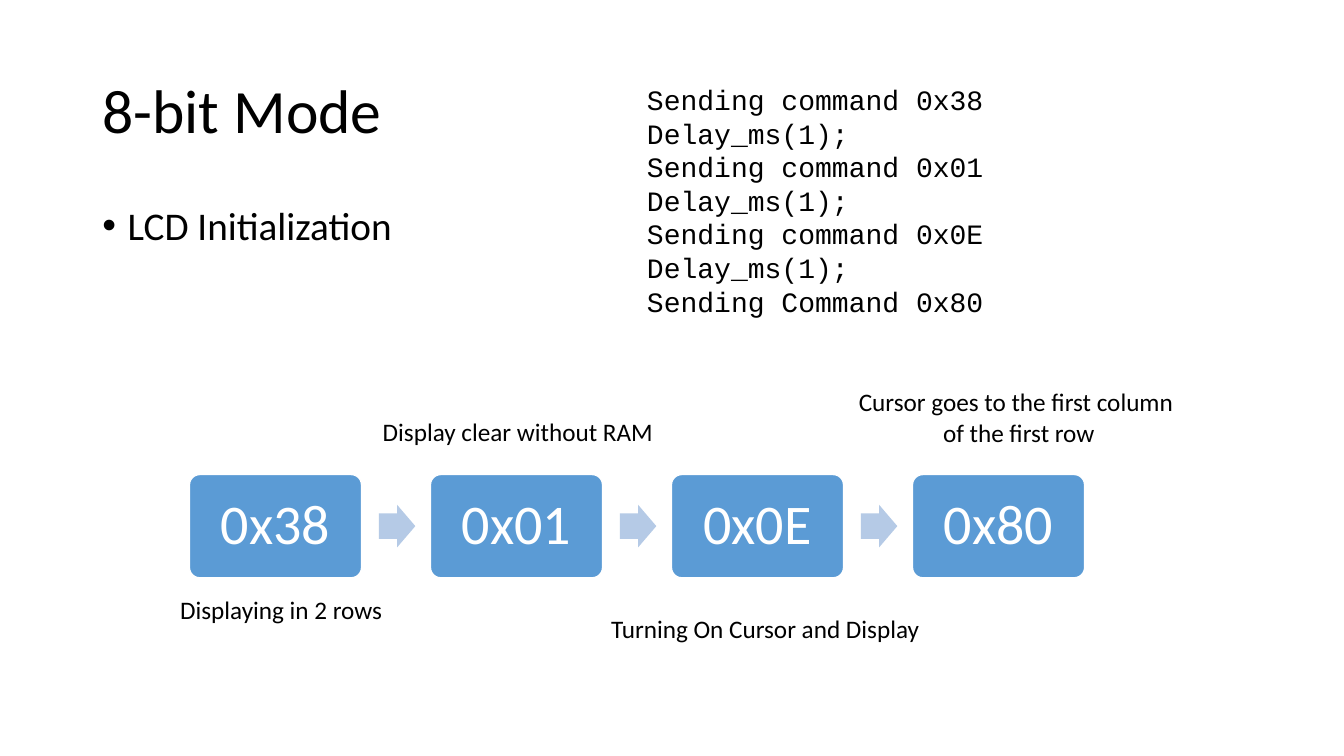
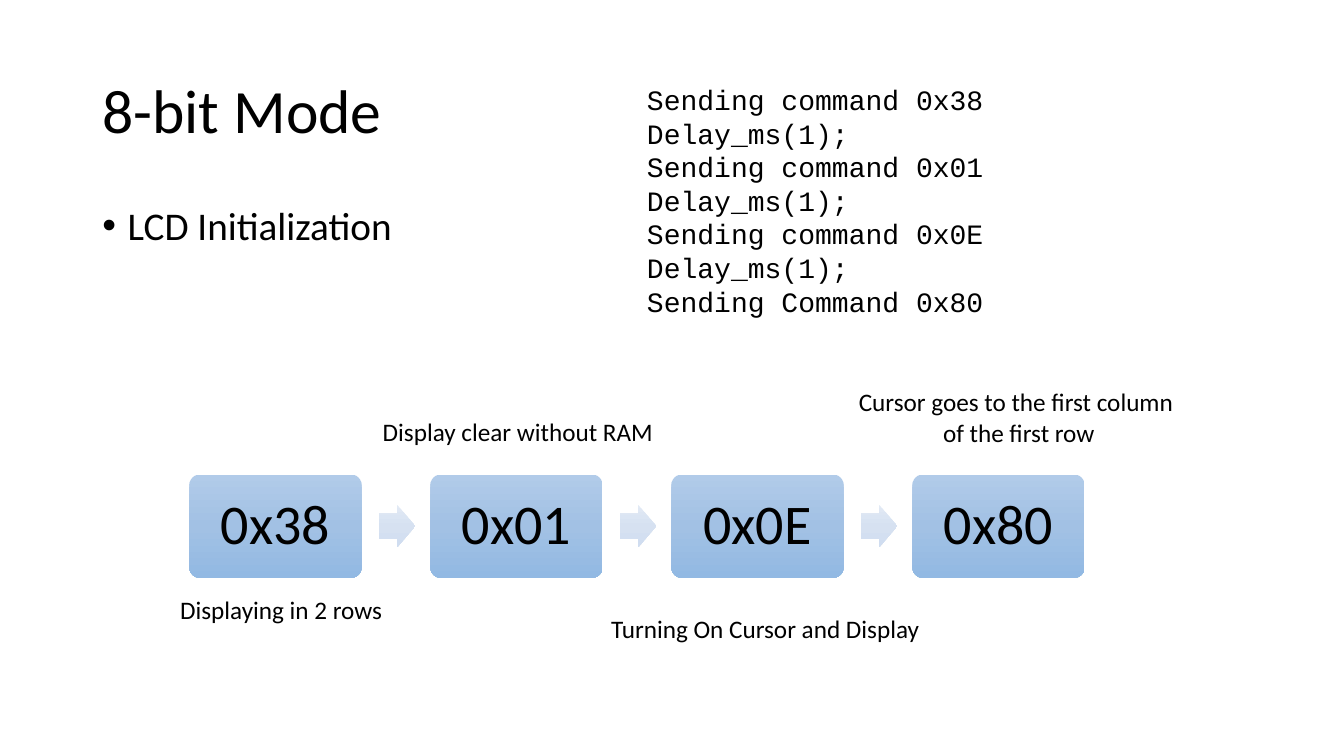
Before and after one commit to ehsanyousefzadehasl/MMCCF, a slide deck: slide 10 of 02-Alphanumeric-LCD/Alphanumeric-LCD.pptx. Drawn at 1344x756 pixels with LibreOffice and Linux fonts; fonts in the diff are those of the drawing. Boxes give left, top, right and bottom in pixels: in the first picture for what was removed or moved away, otherwise in the second. Text is boxed around its words. In the diff, an @@ line names an element or a change of style, - is before the commit and + after.

```diff
--- a/02-Alphanumeric-LCD/Alphanumeric-LCD.pptx
+++ b/02-Alphanumeric-LCD/Alphanumeric-LCD.pptx
@@ fill #5B9BD5 to gradient #B1CBE9 to #A3C1E5 to #93B9E4; outline #FFFFFF 1 pt to none in 4 elements at <box>190,475,362,578</box>, <box>431,475,603,578</box>, <box>671,475,844,578</box>, <box>912,475,1085,578</box> @@
@@ text colour #FFFFFF to #000000 in 4 elements at <box>221,505,330,545</box>, <box>462,507,571,545</box>, <box>703,507,811,545</box>, <box>944,505,1053,545</box> @@
@@ fill #B5CBE7 to gradient #E3EBF6 to #D6E2F2 to #D0DEF1 in 3 elements at <box>379,505,415,547</box>, <box>620,505,656,547</box>, <box>861,505,897,547</box> @@
```
Also in this commit, not shown: 8 other slides changed, 31 other files.
